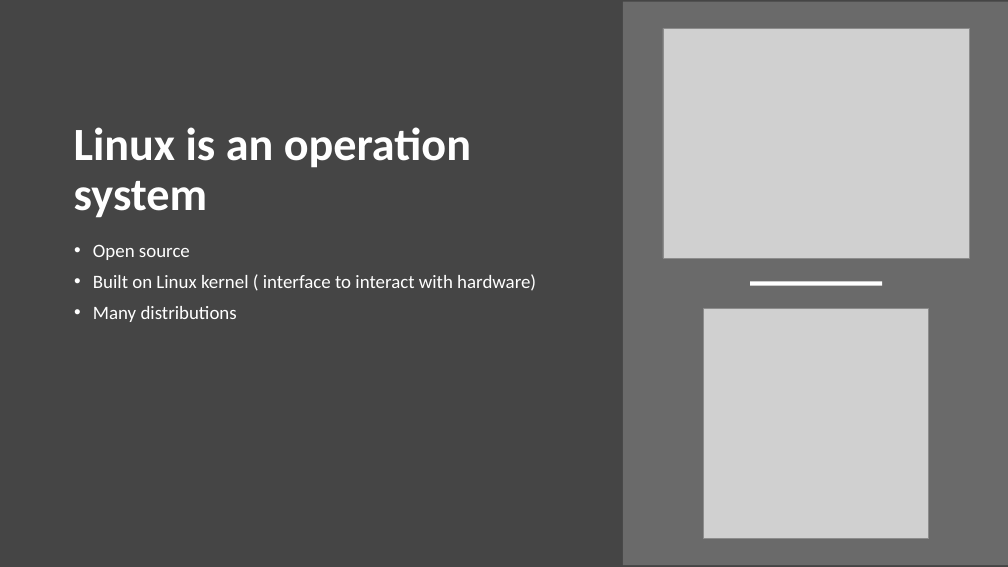
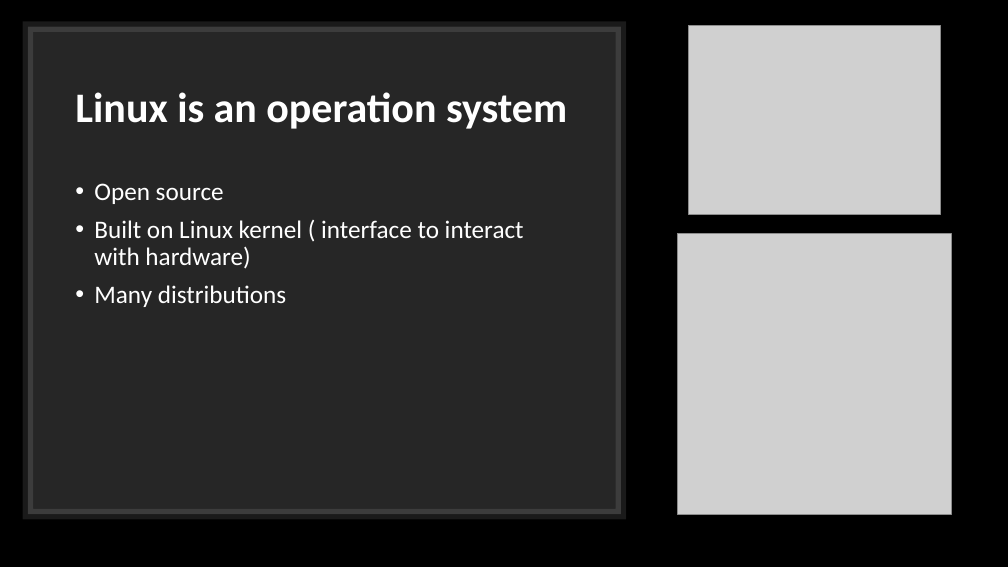
Before and after one commit to lixiaopi1985/Bioinformatics_miniseries, a slide deck: slide 4 of p1_linux/workshop1-linux_basic.pptx. Drawn at 1008x567 pixels with LibreOffice and Linux fonts; fonts in the diff are those of the drawing; grey boxes stand for pictures. Boxes give left, top, right and bottom in pixels: in the first picture for what was removed or moved away, otherwise in the second. Text is boxed around its words. In the diff, an @@ line names an element or a change of style, - is before the commit and + after.

```diff
--- a/p1_linux/workshop1-linux_basic.pptx
+++ b/p1_linux/workshop1-linux_basic.pptx
@@ background #454545 to #000000 @@
@@ rectangle added at (28,26,622,514), fill #FFFFFF at 15% opacity, outline #FFFFFF 10 pt @@
@@ rectangle removed at (623,2,1008,565) @@
@@ picture: place and size @@
-picture at (663,28,969,258)
+picture at (689,26,941,215)
@@ title "Linux is an operation system": place and size @@
-title "Linux is an operation system" at (74,127,471,218)
+title "Linux is an operation system" at (75,92,567,129)
@@ title "Linux is an operation system" at (75,92,567,129): size 44 to 40 pt @@
@@ text "Open source": place and size @@
-text "Open source" at (93,245,536,322)
+text "Open source" at (94,183,524,307)
@@ text "Open source" at (94,183,524,307): size 18 to 24 pt @@
@@ picture: place and size @@
-picture at (704,309,929,539)
+picture at (678,234,952,514)
@@ line removed from (750, 284) to (882, 284) @@
```
Also in this commit, not shown: 4 other slides changed, 49 slides added, 5 slides removed.
